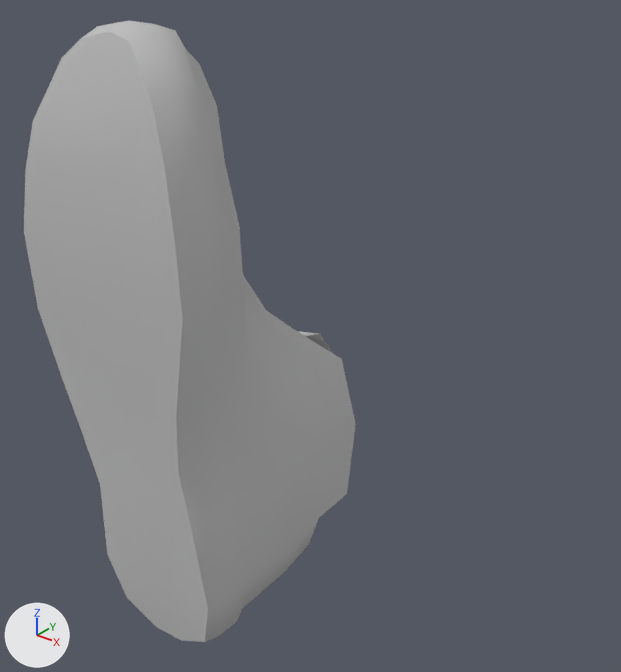
The COLLADA model Zoey/centered/l_foot.dae: old version first, new version second.
The view is the same before and after, from a 50 mm lens placed at (9.39, -9.74, 9.22), pointed at (-0.95, 3.19, 1.2). Arrows for +X, +Y and +Z are at lower left; the lights stay in place. Where no turn or scale is listed for an object, it has been applied to the vertices.

The first picture shows 'zoey_color_bmp_012'.
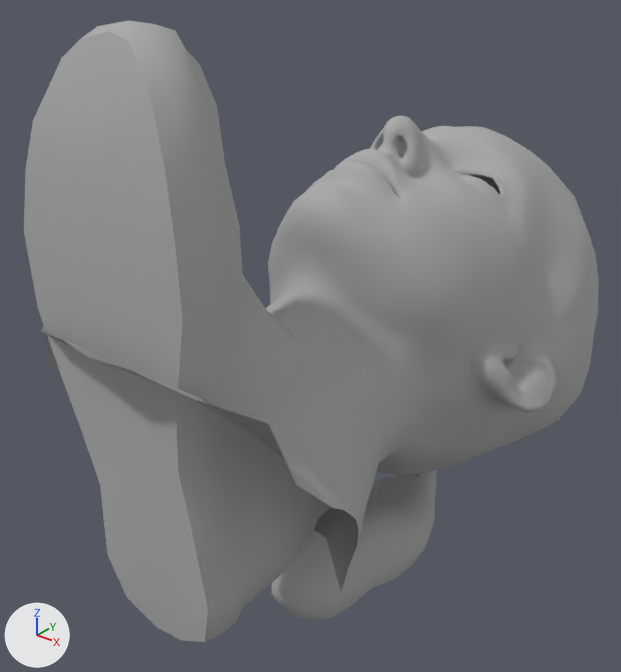
The newer file is also rescaled (x0.0002), turned or shifted as a whole; pictures and numbers use the older file's frame.

Pixel boxes [x1, y1, x2, y2] of what changed, in the pictures (621 x 672 px):
'zoey_head_bmp', added
    after: [41, 116, 599, 621]

Diff of the bpy script that builds the scene:
```diff
--- a/Zoey/centered/l_foot.dae.py
+++ b/Zoey/centered/l_foot.dae.py
@@ mat_zoey_head_bmp @@
+mat_zoey_head_bmp = principled_material('zoey_head_bmp')
+mat_zoey_head_bmp.base_color = (0.41, 0.41, 0.41)  # grey #acacac
+mat_zoey_head_bmp.roughness = 0.9
@@ me_zoey_head_bmp @@
+me_zoey_head_bmp.from_pydata(...)  # 2079 vertices, 4020 faces; spans x -3.47..3.47, y -3.1..10.99, z -5.56..5.71
+me_zoey_head_bmp.materials.append(mat_zoey_head_bmp)  # its picture is missing
@@ ob_zoey_head_bmp @@
+ob_zoey_head_bmp = bpy.data.objects.new('zoey_head_bmp', me_zoey_head_bmp)
+ob_zoey_head_bmp.location = (0.0, 0.0, 0.0)
```
